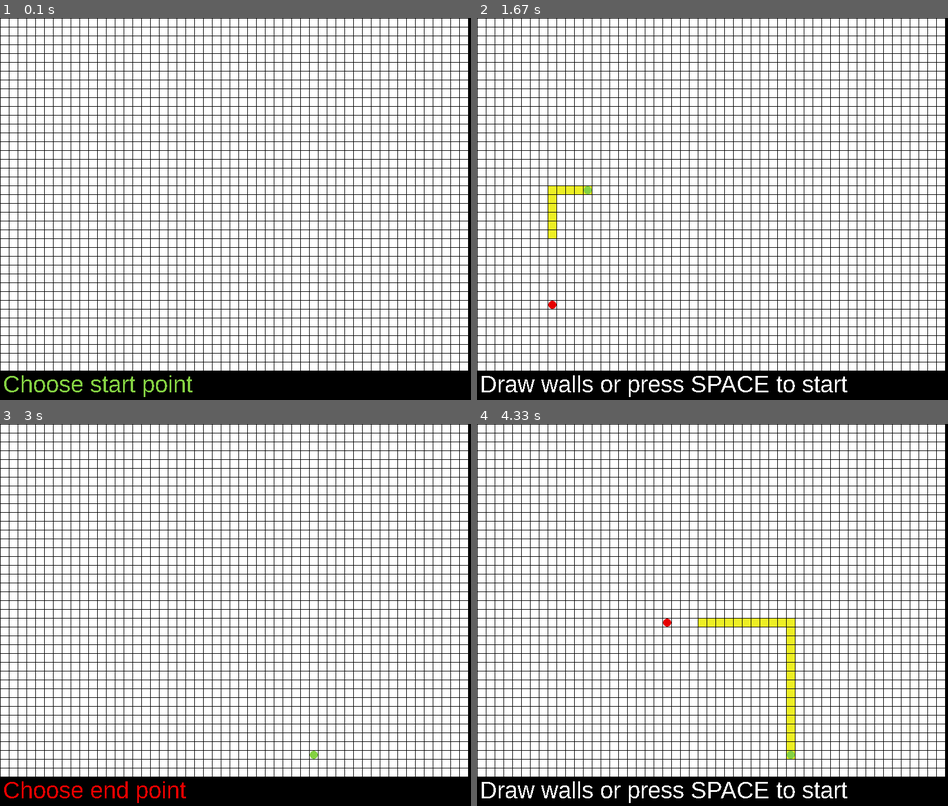
Above: before the commit, frames 1-4 (two rows, left to right).
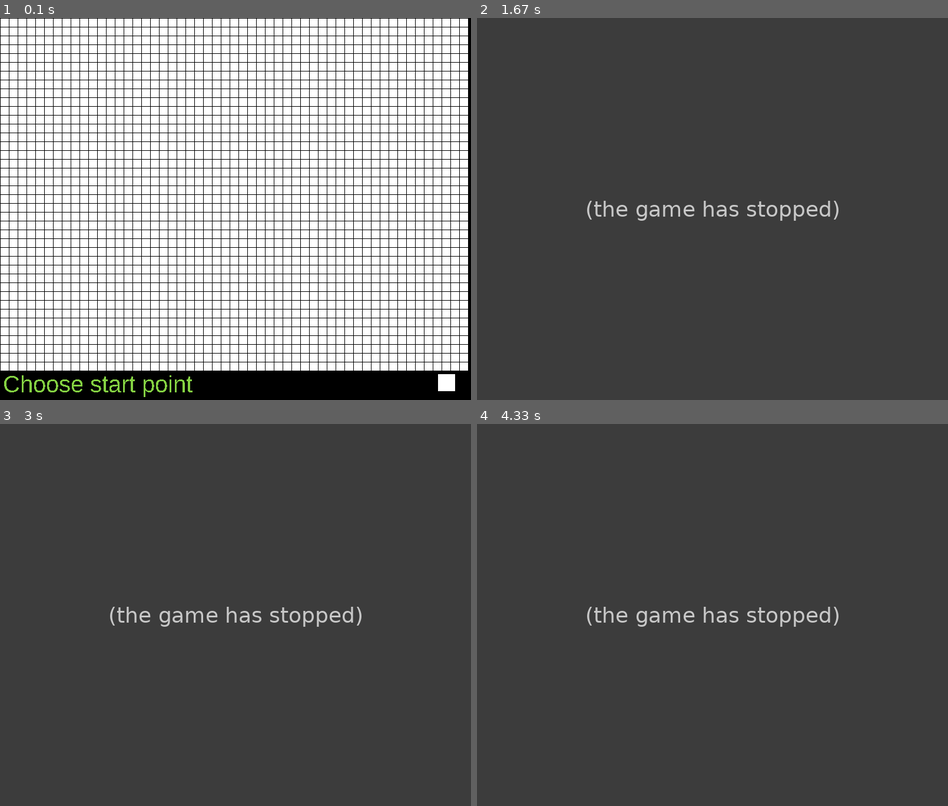
Above: after the commit, the same moments.

Repository: MrJoeKr/Pathfinding-Visualizer-Python
Game: pygame game, started from Run.pyw
The game is run twice, just before and just after one commit, with the same random seed, the same clock (stepped at 60 frames per second) and the same inputs.
Inputs (mouse positions are in pixels of both pictures, inside the frame that each line leads up to):
- Up to frame 1 (0.1 s): no input
- Up to frame 2 (1.67 s): hold Backspace 0.33-0.87 s; move the mouse to (703, 254) at 0.37 s; click (585, 189) at 0.95 s; click (552, 300) at 1.28 s; tap Space at 1.57 s
- Up to frame 3 (3 s): tap Space at 1.97, 2.27, 2.87 s; click (94, 592) at 1.98 s; hold Backspace from 2.8 s (still down); click (315, 748) at 2.88 s
- Up to frame 4 (4.33 s): tap Space at 3.17, 4.07 s; release Backspace at 3.2 s; click (665, 618) at 3.28 s; click (599, 672) at 4.08 s

The runs differ from the first frame. In frame 1, 0.2% of the frame differs, in the area x 93-97%, y 93-98%; in frame 2, 100%, in the area x 0-100%, y 0-100%; in frame 3, 100%; in frame 4, 100%.
Error after the commit: AttributeError: 'NodeBoard' object has no attribute 'finding_path_finished' (board_window.py...; the game stopped at 1.3 s (later frames are placeholders)

Commit message:
Small changes

Diff:
--- a/board_window.py
+++ b/board_window.py
@@ -13,6 +13,7 @@
 from text_panel import TextPanel
 
 BOTTOM_PANEL_HEIGHT = 50
+BOTTOM_PANEL_WIDTH = DISPLAY_WIDTH - 100
 TICK_BOX_WIDTH = 30
 _TICK_BOX_CLICK_DELAY = 0.1
 
@@ -27,17 +28,17 @@
 
         self.board = NodeBoard(display, rows, cols)
 
+        # Text panel
+        self.text_panel = TextPanel(
+            display, 0, DISPLAY_HEIGTH - BOTTOM_PANEL_HEIGHT, BOTTOM_PANEL_WIDTH,
+            BOTTOM_PANEL_HEIGHT, color_constants.BLACK)
+
         # Initialize tick box
         self.tick_box: TickBox = TickBox(
             display,
             DISPLAY_WIDTH - TICK_BOX_WIDTH - DISPLAY_WIDTH / 30,
             DISPLAY_HEIGTH - BOTTOM_PANEL_HEIGHT + 5,
             TICK_BOX_WIDTH)
-
-        # Text panel
-        self.text_panel = TextPanel(
-            display, 0, DISPLAY_HEIGTH - BOTTOM_PANEL_HEIGHT, DISPLAY_WIDTH,
-            BOTTOM_PANEL_HEIGHT, color_constants.BLACK)
 
         # Used for tick box threading to wait between clicks
         self._tick_box_executed: bool = False
@@ -107,8 +108,16 @@
         elif self.board.end_node is None:
             self.text_panel.write_text(0 + text_margin_left, 0, "Choose end point", END_POINT_COLOR)
 
-        elif self.board.end_node is not None:
+        elif self.board.end_node is not None and not self.board.finding_path_finished:
             self.text_panel.write_text(0 + text_margin_left, 0, "Draw walls or press SPACE to start", color_constants.WHITE)
+
+        elif self.board.finding_path_finished and self.board.solution_found():
+            self.text_panel.write_text(0 + text_margin_left, 0, f"Solution found! Path is {len(self.board.get_board())} nodes long", START_POINT_COLOR)
+
+        elif self.board.finding_path_finished and not self.board.solution_found():
+            self.text_panel.write_text(0 + text_margin_left, 0, "No path was found", END_POINT_COLOR)
+
+
 
     def show_steps(self) -> bool:
         return self.tick_box.is_ticked()
@@ -139,7 +148,7 @@
 
             if event.type == pygame.KEYDOWN:
                 # Reset board
-                if event.key == pygame.K_BACKSPACE:
+                if event.key == pygame.K_BACKSPACE or event.key == pygame.K_r:
                     self.reset_board_window()
 
                 # Start the algorithm
@@ -148,11 +157,10 @@
                     show_steps = self.tick_box.is_ticked()
 
                     # print("Starting algorithm")
-                    path = search_path(
-                        self.board, show_steps=show_steps)
+                    search_path(self.board, show_steps=show_steps)
                     # print("Done")
 
-                    self.board.draw_path(path)
+                    self.board.draw_path()
 
     def reset_board_window(self) -> None:
         self.board.reset_board()
@@ -162,7 +170,8 @@
             pygame.display.update()
 
     def _wait_for_next_execution_thread(self) -> None:
-        threading.Thread(target=self._help_wait).start()
+        thread = threading.Thread(target=self._help_wait)
+        thread.start()
 
     def _help_wait(self) -> None:
         time.sleep(_TICK_BOX_CLICK_DELAY)
